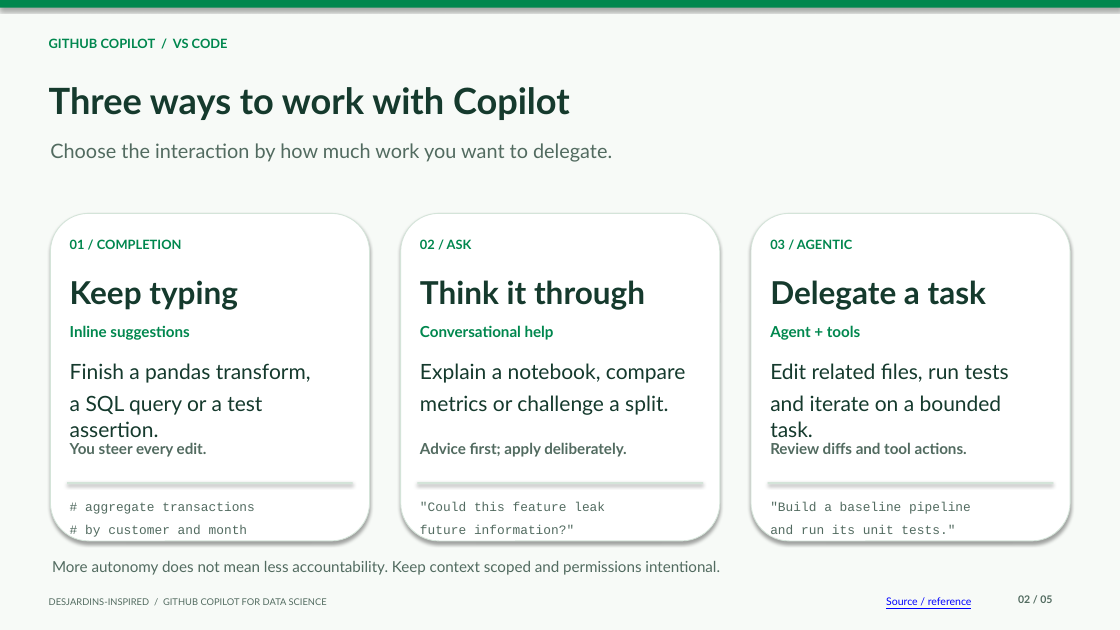
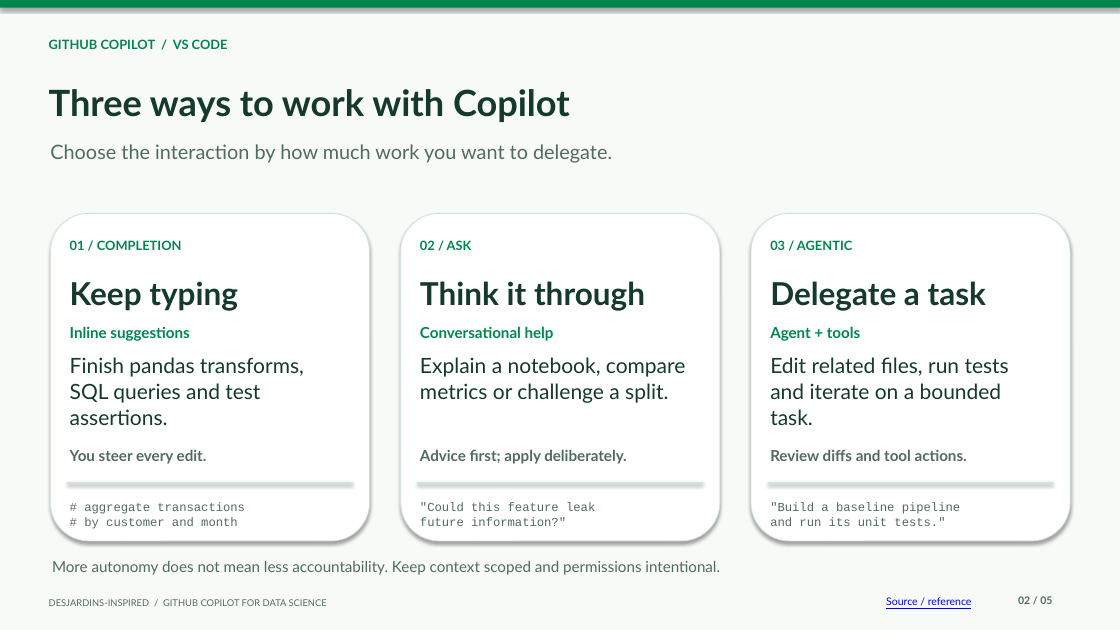
Before and after one commit to devopsabcs-engineering/dj-github-copilot-fundamentals, a slide deck: slide 2 of presentations/github-copilot-data-scientists-desjardins.pptx. Drawn at 1120x630 pixels with LibreOffice and Linux fonts; fonts in the diff are those of the drawing. Boxes give left, top, right and bottom in pixels: in the first picture for what was removed or moved away, otherwise in the second. Text is boxed around its words. In the diff, an @@ line names an element or a change of style, - is before the commit and + after.

```diff
--- a/presentations/github-copilot-data-scientists-desjardins.pptx
+++ b/presentations/github-copilot-data-scientists-desjardins.pptx
@@ text at (70,357,304,425): text changed @@
-Finish a pandas transform,
-a SQL query or a test assertion.
+Finish pandas transforms,
+SQL queries and test assertions.
@@ line spacing 1 to 1.04; less space between paragraphs in 6 elements at (49,89,570,122), (70,449,207,464), (420,449,626,464), (770,449,967,461), (420,357,686,403), (770,357,1009,425) @@
@@ size 11 to 10.5 pt; line spacing 1 to 1.04; less space between paragraphs in 3 elements at (84,503,245,529), (420,503,595,526), (770,503,960,526) @@
```
Also in this commit, not shown: 4 other slides changed, 9 other files.
